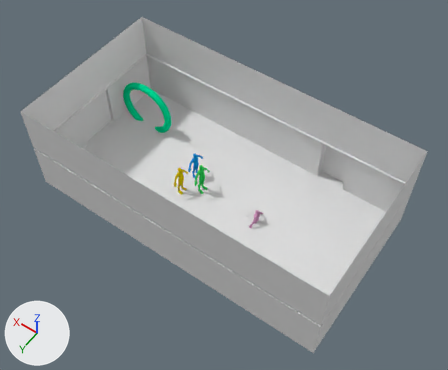
The Blender file projects/blender/camera_layout/board_room_cam_layout_v01.blend: old version first, new version second.
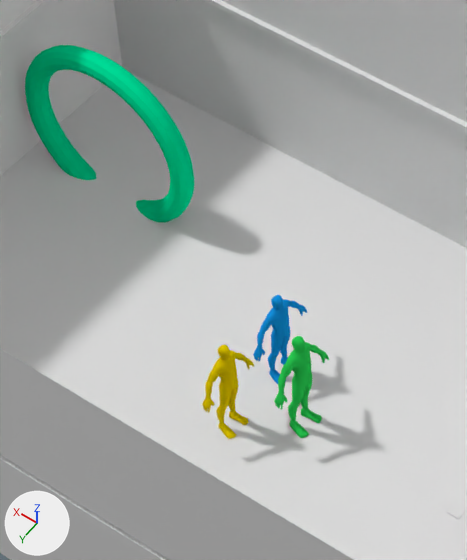
Each version appears first whole from a 50 mm camera at (-10.2, 13.91, 23.2) aimed at (-0.36, 0.13, 1.56), and next in a close-up on the part from 26% to 56% of the width and 19% to 62% of the height. Lighting does not change. The marker at lower left points along +X, +Y and +Z.

Names of what the first close-up shows: 'Board Room', 'Low_Poly_Characte.000_Mesh.000', 'Low_Poly_Characte.000_Mesh.002', 'Low_Poly_Characte.000_Mesh.003', 'Torus'.
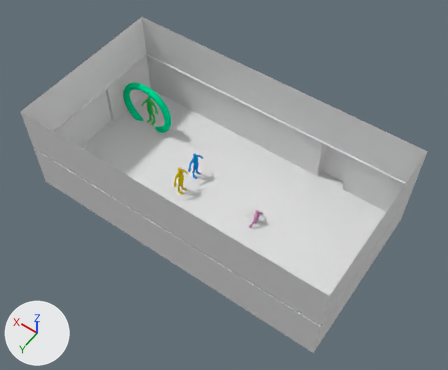
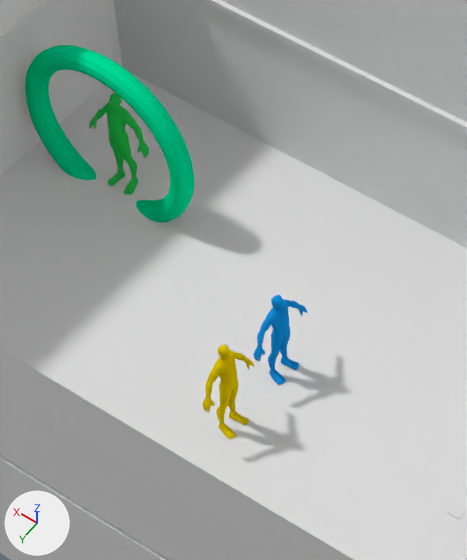
Where the change shows, as pixel boxes [x1, y1, x2, y2] in the close-ups (467 x 560 px):
'Low_Poly_Characte.000_Mesh.000', moved, turned: before [274, 336, 329, 438]; after [89, 93, 149, 195]

The change in detail:
Object 'Low_Poly_Characte.000_Mesh.000' (ob_low_poly_characte_000_mesh_000) moves from (1.0, -0.03, 0.94) to (5.77, -2.06, 0.94).
Object 'Low_Poly_Characte.000_Mesh.000' (ob_low_poly_characte_000_mesh_000) turns from (90, 0, -90) to (90, 0, 180) degrees about x, y and z.
